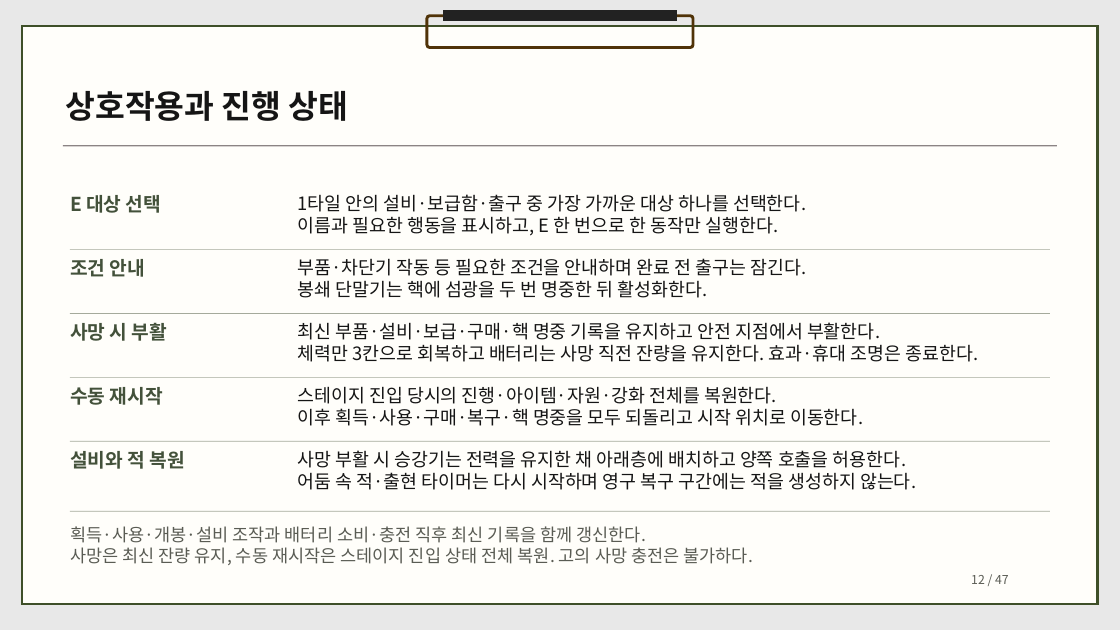
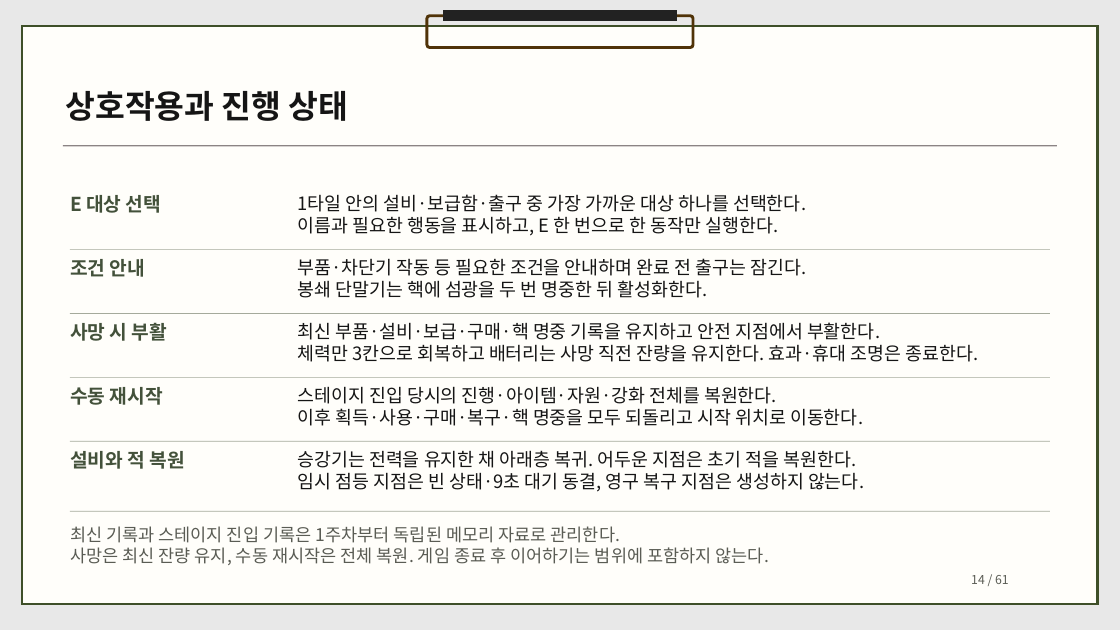
Before and after one commit to dbguswh/2Dgame_project, a slide deck: slide 14 of 2D게임프로그래밍 기획서.pptx (slide 12 before the commit). Drawn at 1120x630 pixels with LibreOffice and Linux fonts; fonts in the diff are those of the drawing. Boxes give left, top, right and bottom in pixels: in the first picture for what was removed or moved away, otherwise in the second. Text is boxed around its words. In the diff, an @@ line names an element or a change of style, - is before the commit and + after.

```diff
--- a/2D게임프로그래밍 기획서.pptx
+++ b/2D게임프로그래밍 기획서.pptx
@@ text at (297, 450, 864, 492): text changed @@
-사망 부활 시 승강기는 전력을 유지한 채 아래층에 배치하고 양쪽 호출을 허용한다.
-어둠 속 적·출현 타이머는 다시 시작하며 영구 복구 구간에는 적을 생성하지 않는다.
+승강기는 전력을 유지한 채 아래층 복귀. 어두운 지점은 초기 적을 복원한다.
+임시 점등 지점은 빈 상태·9초 대기 동결, 영구 복구 지점은 생성하지 않는다.
@@ text at (70, 526, 770, 565): text changed @@
-획득·사용·개봉·설비 조작과 배터리 소비·충전 직후 최신 기록을 함께 갱신한다.
-사망은 최신 잔량 유지, 수동 재시작은 스테이지 진입 상태 전체 복원. 고의 사망 충전은 불가하다.
+최신 기록과 스테이지 진입 기록은 1주차부터 독립된 메모리 자료로 관리한다.
+사망은 최신 잔량 유지, 수동 재시작은 전체 복원. 게임 종료 후 이어하기는 범위에 포함하지 않는다.
@@ text at (971, 575, 1009, 584): text changed @@
-12 / 47
+14 / 61
```
Also in this commit, not shown: 45 other slides changed, 14 slides added, 1 other file.
